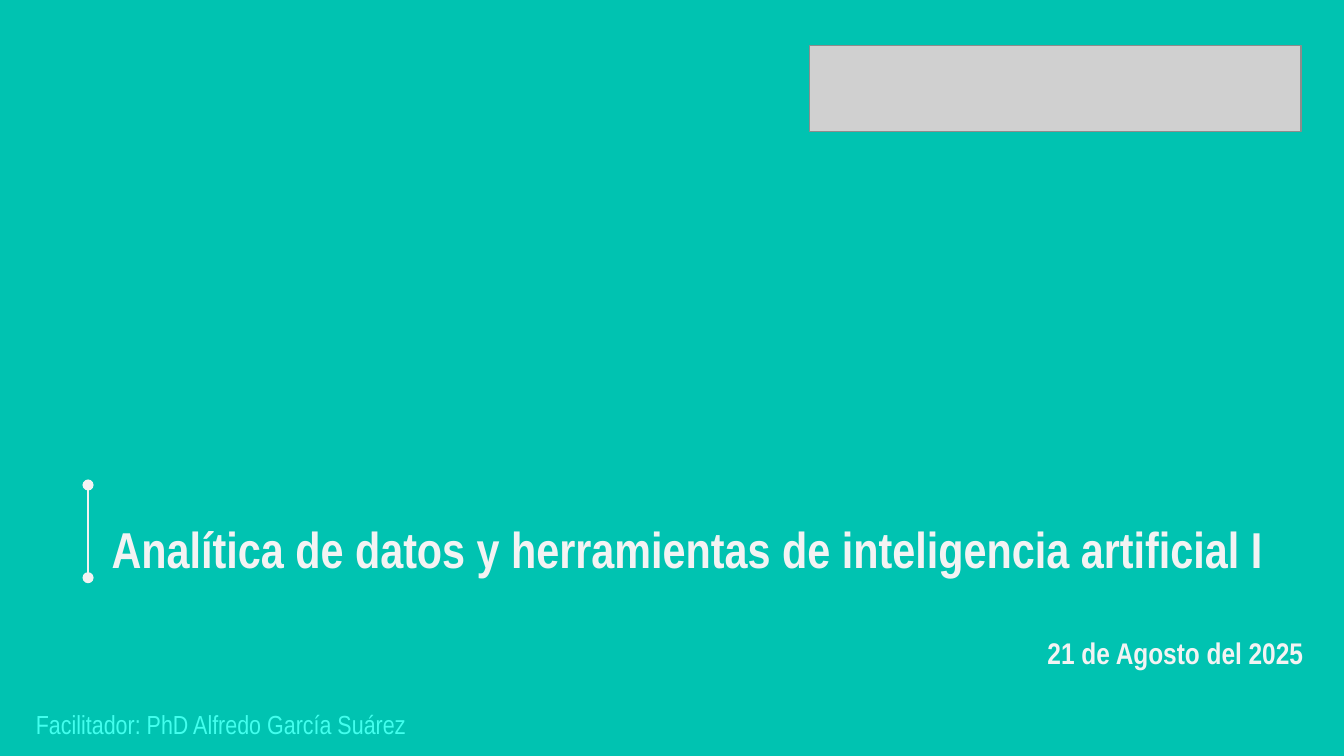
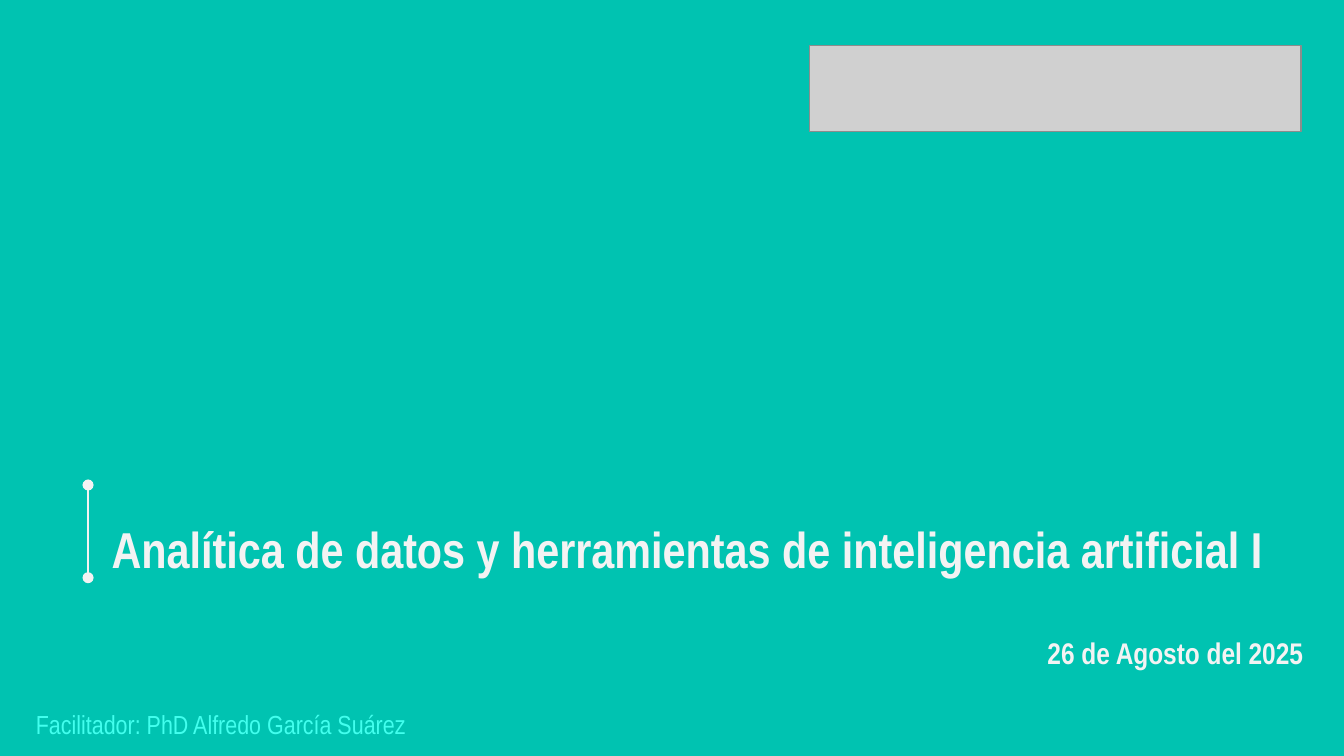
Before and after one commit to freddy-7/Analitica_de_Datos_y_Herramientas_de_Inteligencia_Artificial_I_2025, a slide deck: slide 1 of Analítica de datos y herramientas de inteligencia artificial I(sesion 4).pptx. Drawn at 1344x756 pixels with LibreOffice and Linux fonts; fonts in the diff are those of the drawing; grey boxes stand for pictures; background and template pictures are left out. Boxes give left, top, right and bottom in pixels: in the first picture for what was removed or moved away, otherwise in the second. Text is boxed around its words. In the diff, an @@ line names an element or a change of style, - is before the commit and + after.

```diff
--- a/Analítica de datos y herramientas de inteligencia artificial I(sesion 4).pptx
+++ b/Analítica de datos y herramientas de inteligencia artificial I(sesion 4).pptx
@@ text at [1047,642,1303,670]: text changed @@
-21 de Agosto del 2025
+26 de Agosto del 2025
```
Also in this commit, not shown: 2 other slides changed, 2 slides removed.
